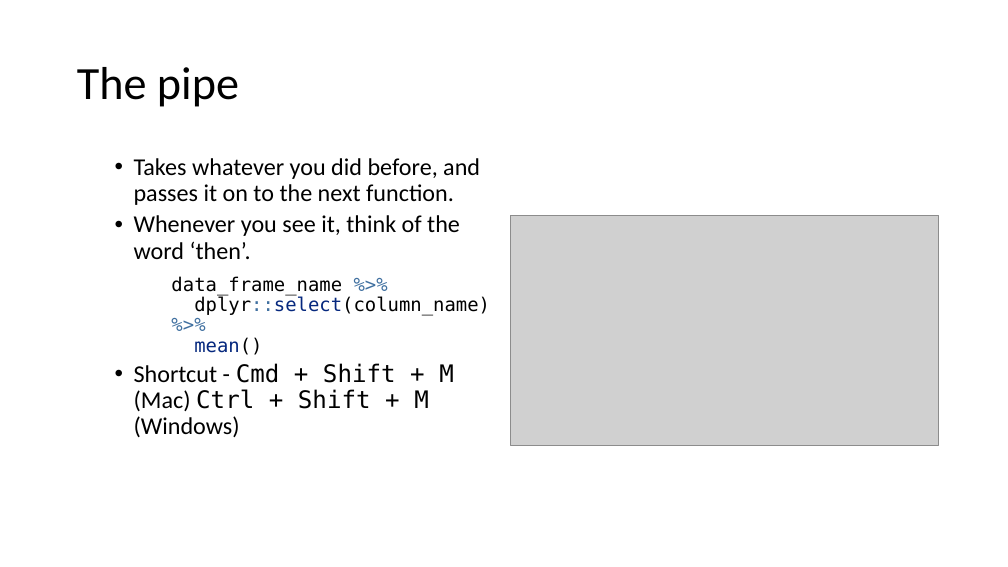
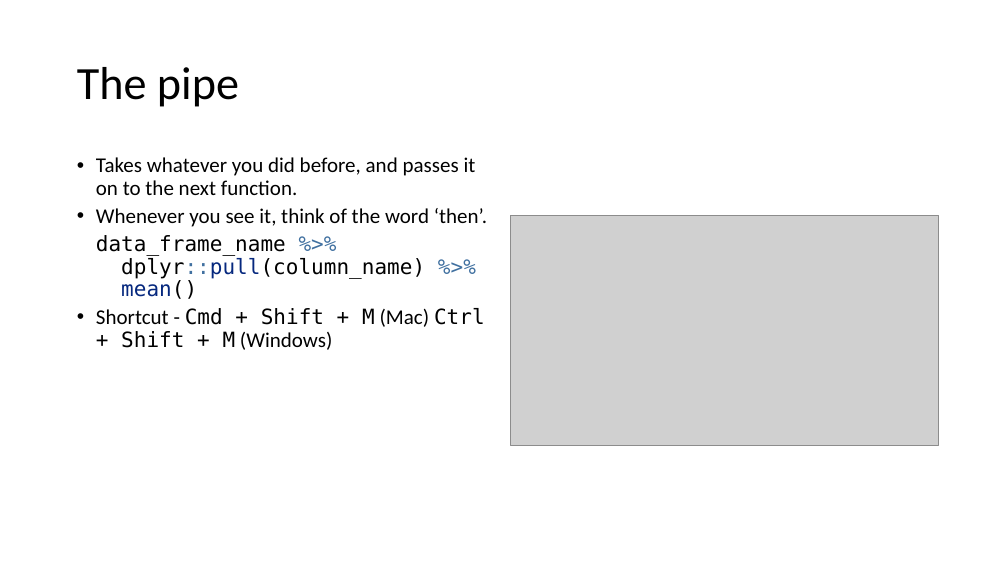
Before and after one commit to ClinicianCoders/ClinicianCoders, a slide deck: slide 9 of Workshops/Workshop4.pptx. Drawn at 1008x567 pixels with LibreOffice and Linux fonts; fonts in the diff are those of the drawing; grey boxes stand for pictures. Boxes give left, top, right and bottom in pixels: in the first picture for what was removed or moved away, otherwise in the second. Text is boxed around its words. In the diff, an @@ line names an element or a change of style, - is before the commit and + after.

Commit message:
fix: use dplyr::pull() in pipe dummy example
mean() requires vector, not data.frame, thus use dplyr::pull() instead of dplyr::select()

```diff
--- a/Workshops/Workshop4.pptx
+++ b/Workshops/Workshop4.pptx
@@ text at bbox=[96, 157, 487, 350]: size 23 to 20 pt in "Takes whatever you did before, and passes ...", "Whenever you see it, think of the ...", "Shortcut - Cmd + Shift + M ..."; list level 2 to 1 in "Takes whatever you did before, ..."; list level 2 to 1 in "Whenever you see it, think ..."; list level 2 to 1 in "Shortcut - Cmd + Shift ..." @@
@@ text at bbox=[96, 235, 425, 299]: text changed; size 18 to 20 pt @@
-data_frame_name %>%
-dplyr::select(column_name) %>%
-mean()
+data_frame_name %>%
+dplyr::pull(column_name) %>%
+mean()
```
Also in this commit, not shown: 33 other slides changed, 1 slide removed, 1 other file.
